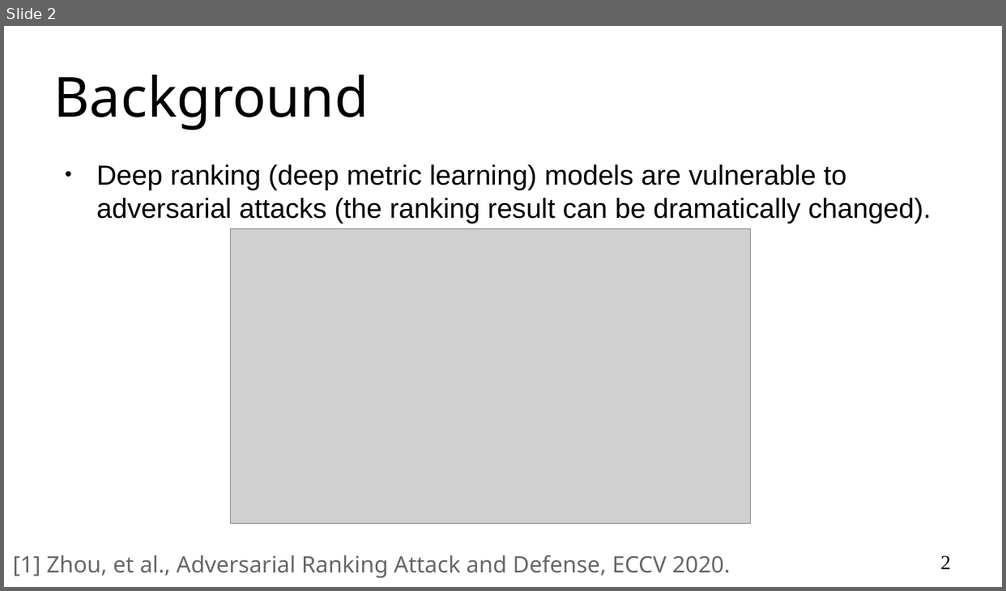
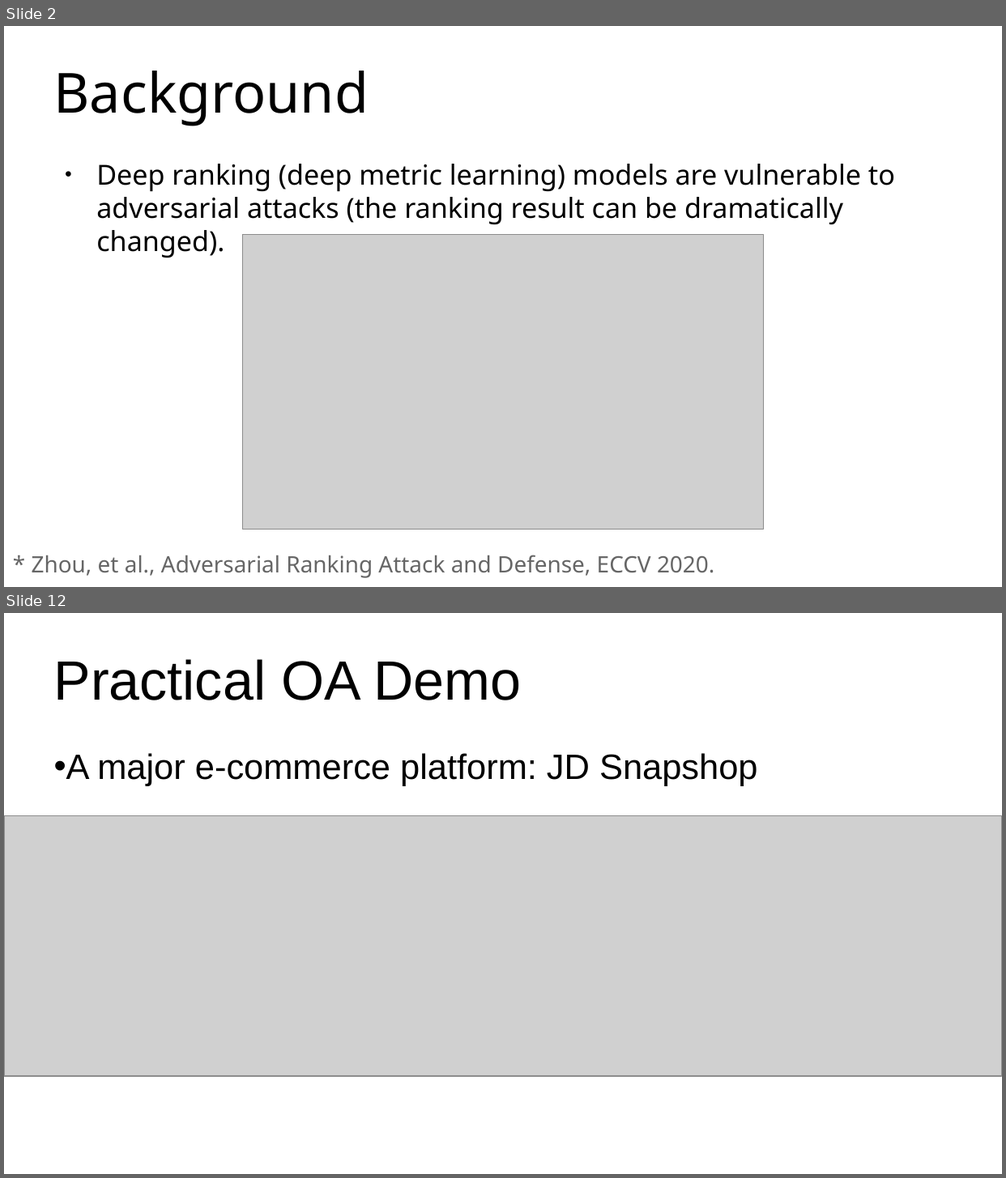
Before and after one commit to cdluminate/advorder, a slide deck: assets/slides.pptx. Shown one above the other, each under a label of ours: slide 2 before the commit, slides 2 and 12 after it; the slides between them are not shown. The pictures are 1006x591 and 1006x1178 pixels, drawn with LibreOffice and Linux fonts; fonts in the diff are those of the drawing; grey boxes stand for pictures; background and template pictures are left out. Boxes give left, top, right and bottom in pixels: in the first picture for what was removed or moved away, otherwise in the second. Text is boxed around its words. In the diff, an @@ line names an element or a change of style, - is before the commit and + after.

```diff
--- a/assets/slides.pptx
+++ b/assets/slides.pptx
@@ slide 12 added at [4,613,1002,1174], background #FFFFFF @@
@@ title added at [54,659,521,700], 44 pt, text #000000 @@
+Practical OA Demo
@@ text added at [54,753,758,786], 28 pt, text #000000 @@
+• A major e-commerce platform: JD Snapshop
@@ picture added at [4,817,1002,1076] @@
@@ slide 2 changed as well @@
@@ title "Background" at [54,71,368,126]: line spacing 1 to 0.9 @@
@@ text "Deep ranking (deep metric learning) ..." at [96,164,895,258]: font Arial to Noto Sans; line spacing 1 to 0.9 @@
@@ picture: place and size @@
-picture at [230,228,751,524]
+picture at [243,234,764,530]
@@ text at [32,555,714,578]: text changed @@
-[1] Zhou, et al., Adversarial Ranking Attack and Defense, ECCV 2020.
+* Zhou, et al., Adversarial Ranking Attack and Defense, ECCV 2020.
@@ page number removed at [940,556,950,570] @@
-2
```
Also in this commit, not shown: 1 other slide changed, 13 other slides added, 1 slide removed, 2 other files.
